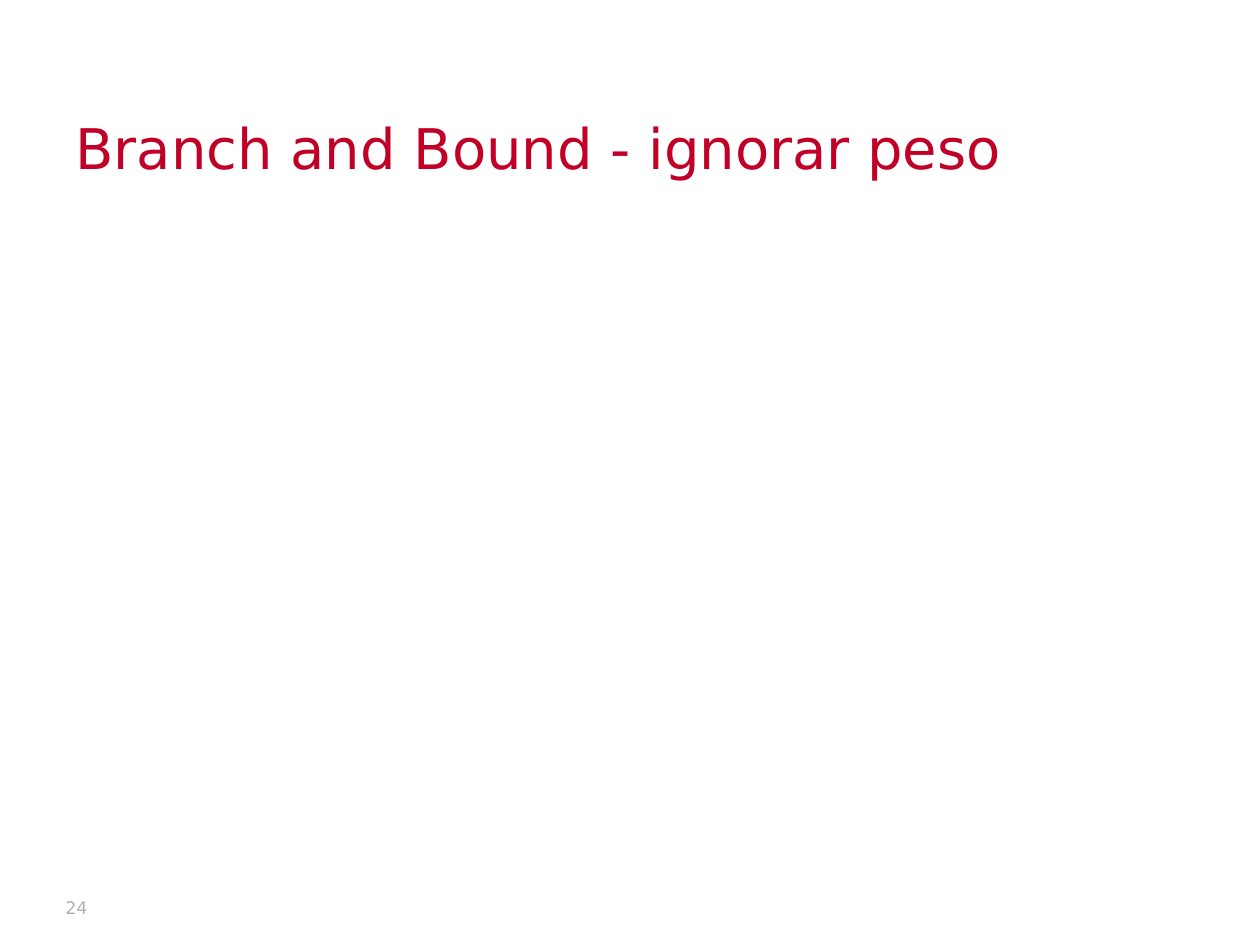
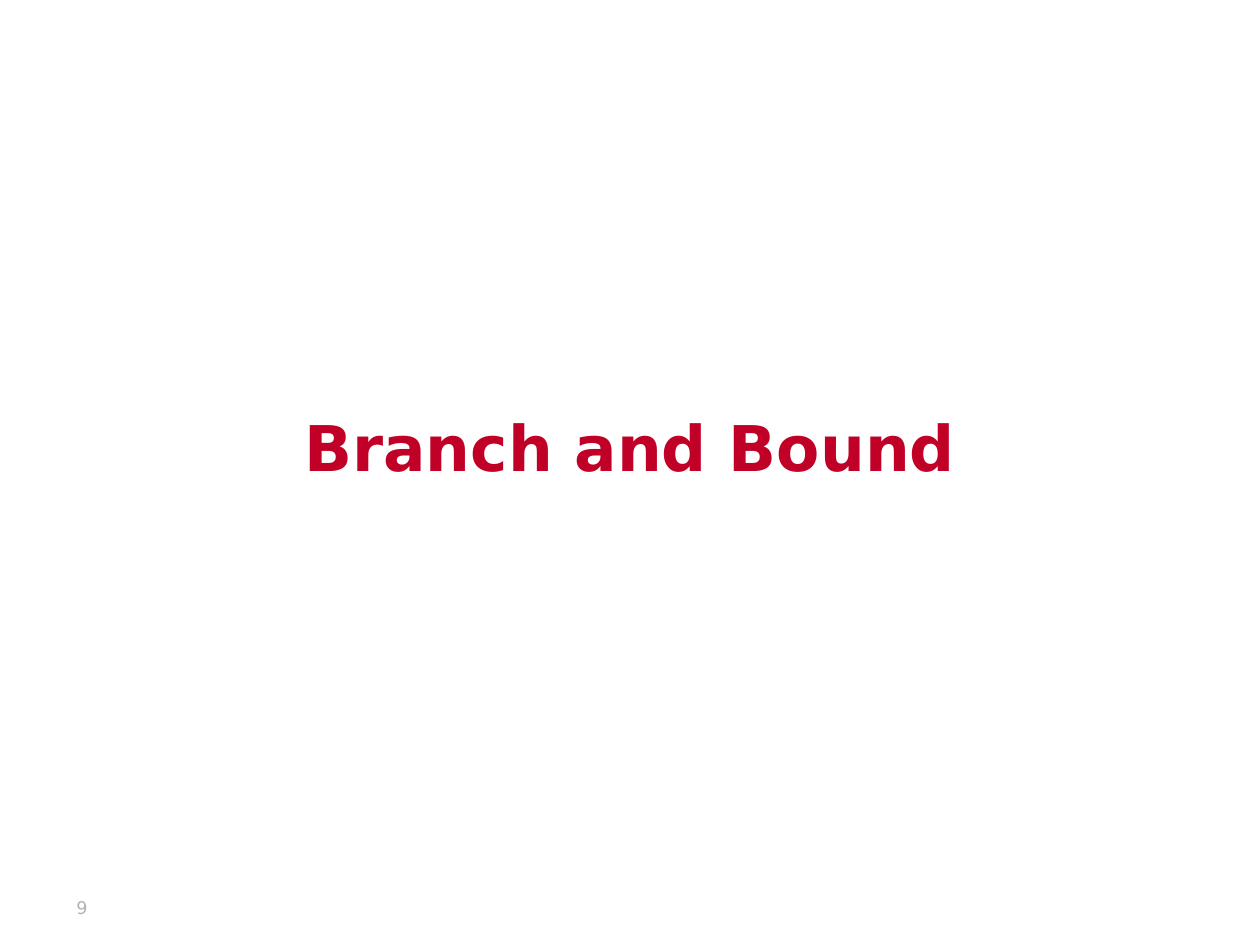
Before and after one commit to thalials/supercomp, a slide deck: slide 9 of aulas/10-branch-and-bound-II/slides.pptx (slide 24 before the commit). Drawn at 1260x945 pixels with LibreOffice and Linux fonts; fonts in the diff are those of the drawing; background and template pictures are left out. Boxes give left, top, right and bottom in pixels: in the first picture for what was removed or moved away, otherwise in the second. Text is boxed around its words. In the diff, an @@ line names an element or a change of style, - is before the commit and + after.

```diff
--- a/aulas/10-branch-and-bound-II/slides.pptx
+++ b/aulas/10-branch-and-bound-II/slides.pptx
@@ text at bbox=[304, 423, 955, 472]: text changed; size 32 to 36 pt; bold on @@
-Branch and Bound - ignorar peso
+Branch and Bound
@@ page number at bbox=[76, 901, 87, 914]: text changed @@
-24
+9
```
Also in this commit, not shown: 4 other slides changed, 5 slides added, 18 slides removed, 27 other files.
